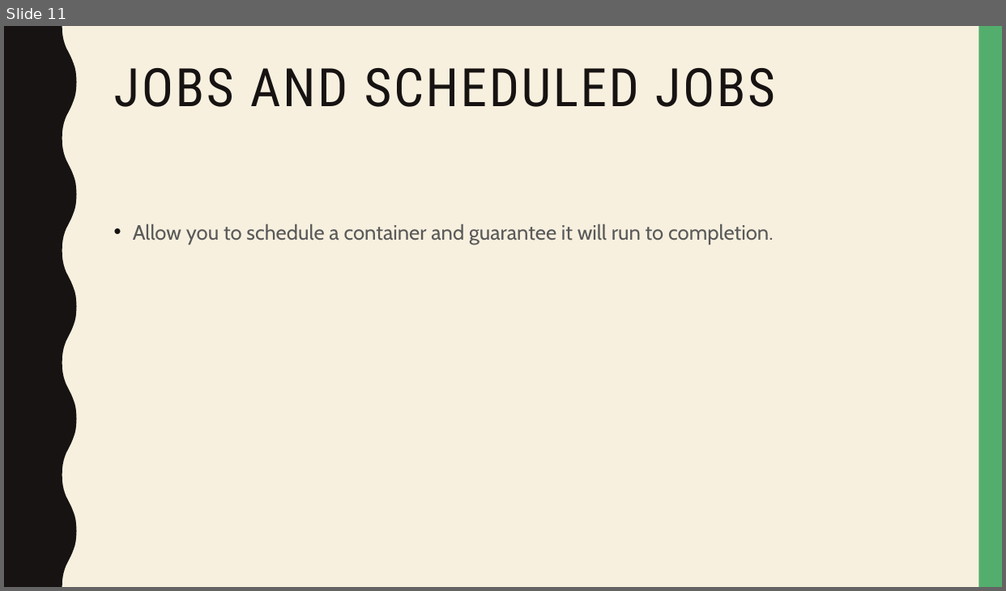
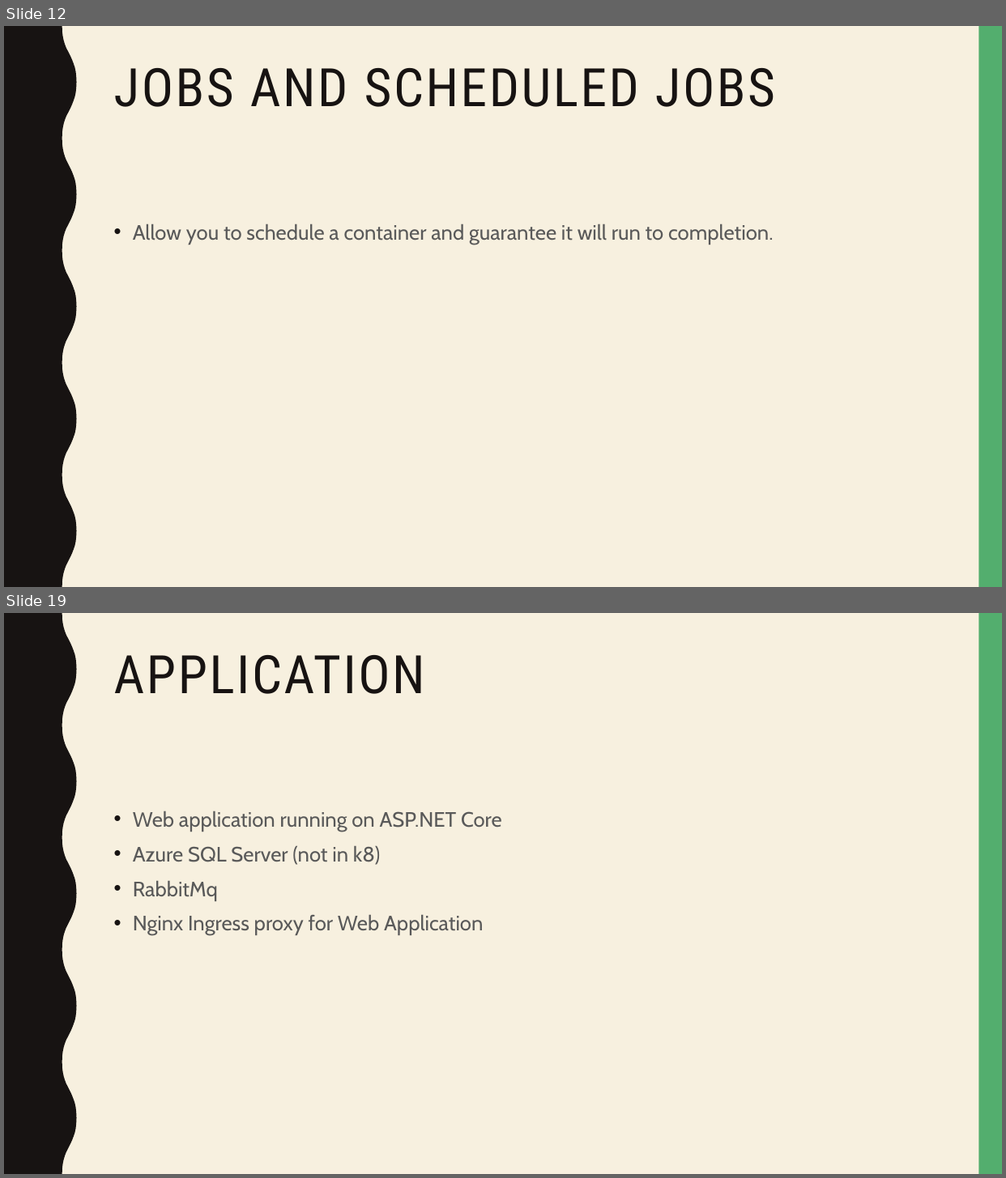
Before and after one commit to naveenvalecha/kubernetes-2018Presentation, a slide deck: k8 2018 Presentation.pptx. Shown one above the other, each under a label of ours: slide 11 before the commit, slides 12 and 19 after it; the slides between them are not shown. The pictures are 1006x591 and 1006x1178 pixels, drawn with LibreOffice and Linux fonts; fonts in the diff are those of the drawing. Boxes give left, top, right and bottom in pixels: in the first picture for what was removed or moved away, otherwise in the second. Text is boxed around its words. In the diff, an @@ line names an element or a change of style, - is before the commit and + after.

```diff
--- a/k8 2018 Presentation.pptx
+++ b/k8 2018 Presentation.pptx
@@ slide 19 added at (x1=4, y1=613, x2=1002, y2=1174), background #F7F0DF; not listed: 2 template elements that a slide beside it also shows @@
@@ title added at (x1=114, y1=655, x2=425, y2=694), 51 pt, text #171312 @@
+APPLICATION
@@ text added at (x1=133, y1=811, x2=502, y2=935), 20 pt, text #595959 @@
+• Web application running on ASP.NET Core
+• Azure SQL Server (not in k8)
+• RabbitMq
+• Nginx Ingress proxy for Web Application
@@ what was slide 11 is now slide 12 @@
```
Also in this commit, not shown: 3 slides changed, 21 other slides added.
